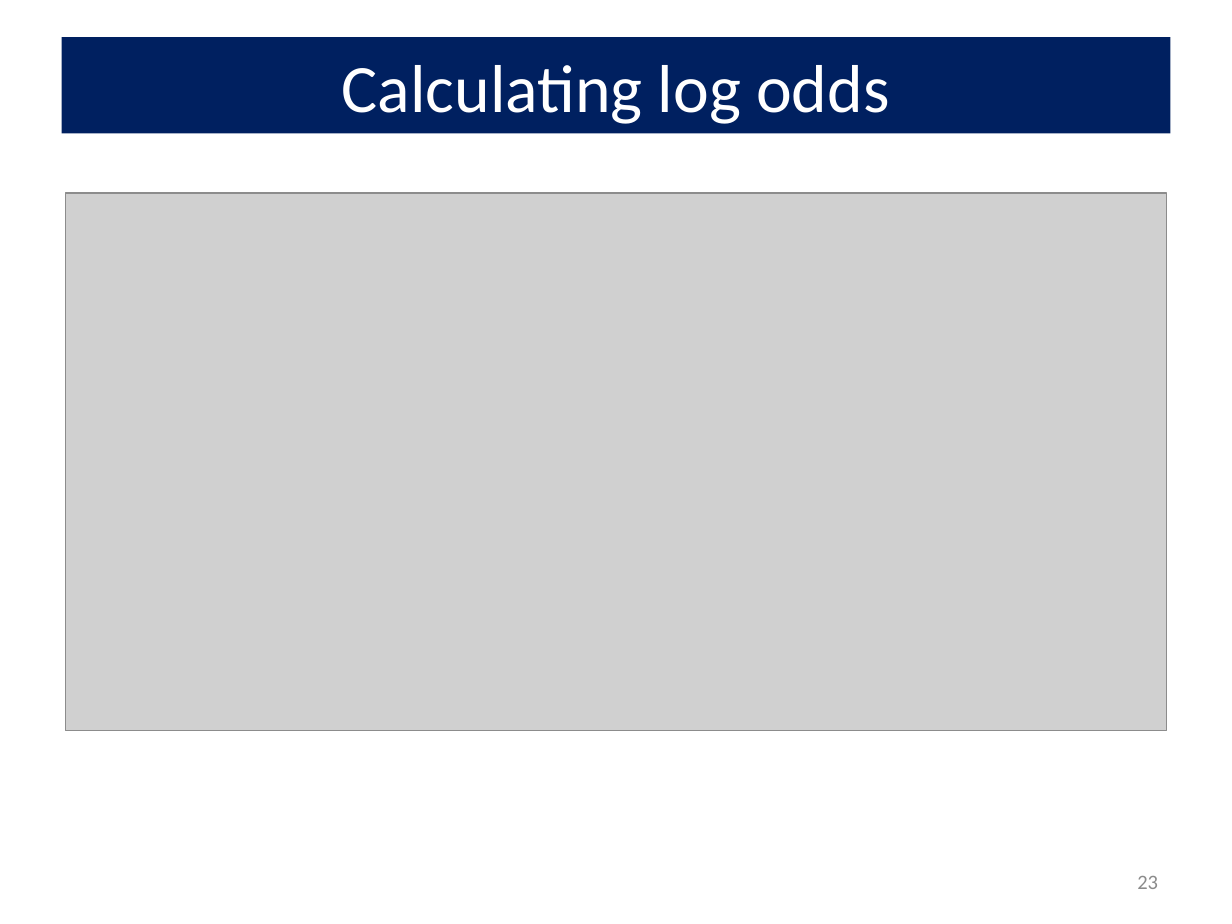
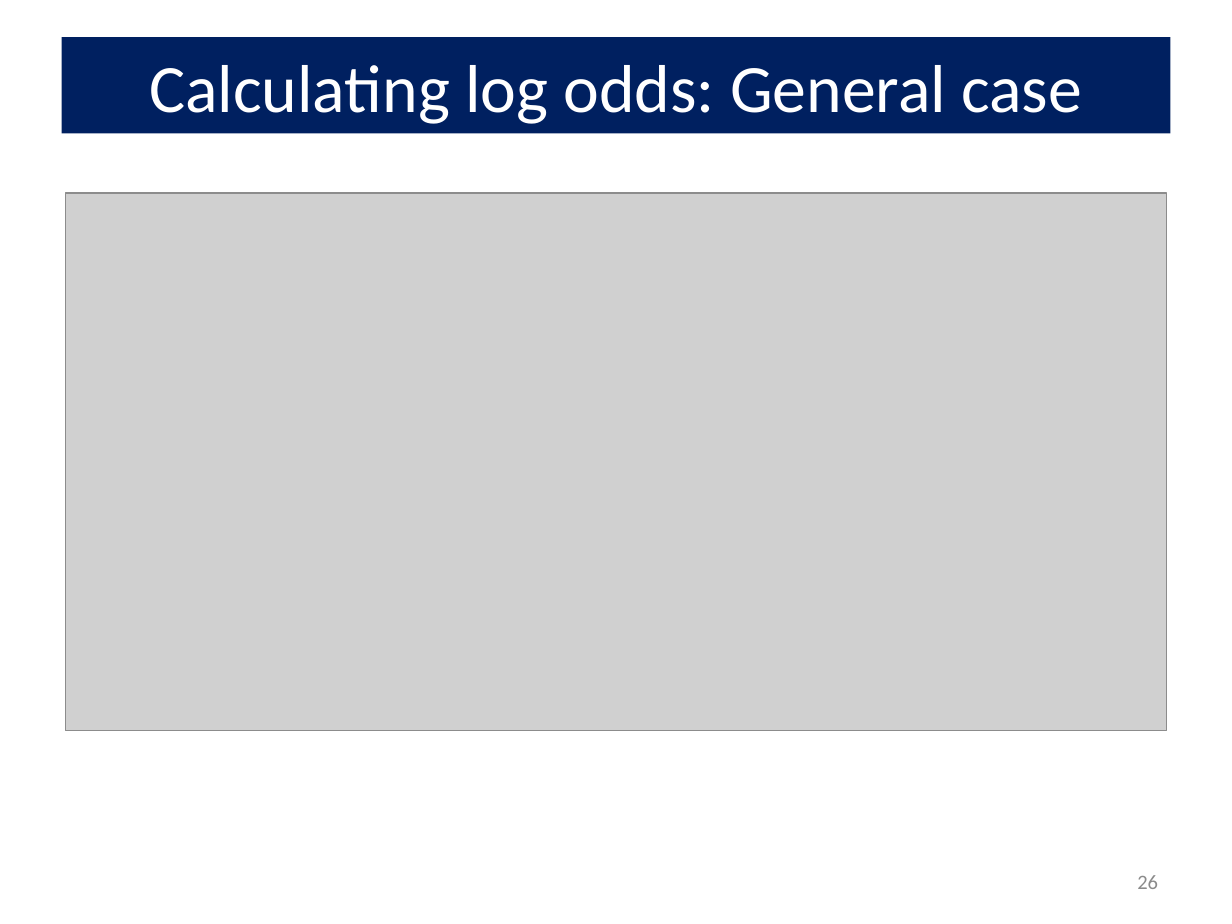
Before and after one commit to friendly/psy6136, a slide deck: slide 26 of docs/lectures/10-Log-Odds.pptx (slide 23 before the commit). Drawn at 1232x924 pixels with LibreOffice and Linux fonts; fonts in the diff are those of the drawing; grey boxes stand for pictures. Boxes give left, top, right and bottom in pixels: in the first picture for what was removed or moved away, otherwise in the second. Text is boxed around its words. In the diff, an @@ line names an element or a change of style, - is before the commit and + after.

```diff
--- a/docs/lectures/10-Log-Odds.pptx
+++ b/docs/lectures/10-Log-Odds.pptx
@@ title at <box>149,65,1082,124</box>: text changed @@
-Calculating log odds
+Calculating log odds: General case
@@ page number at <box>1137,875,1158,889</box>: text changed @@
-23
+26
```
Also in this commit, not shown: 24 other slides changed, 7 slides added, 15 other files.
